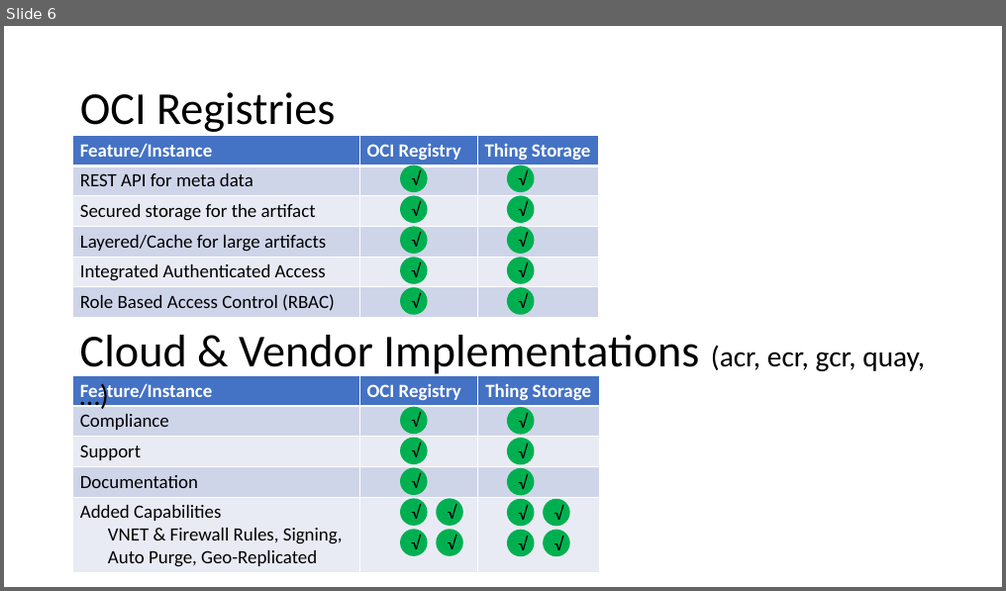
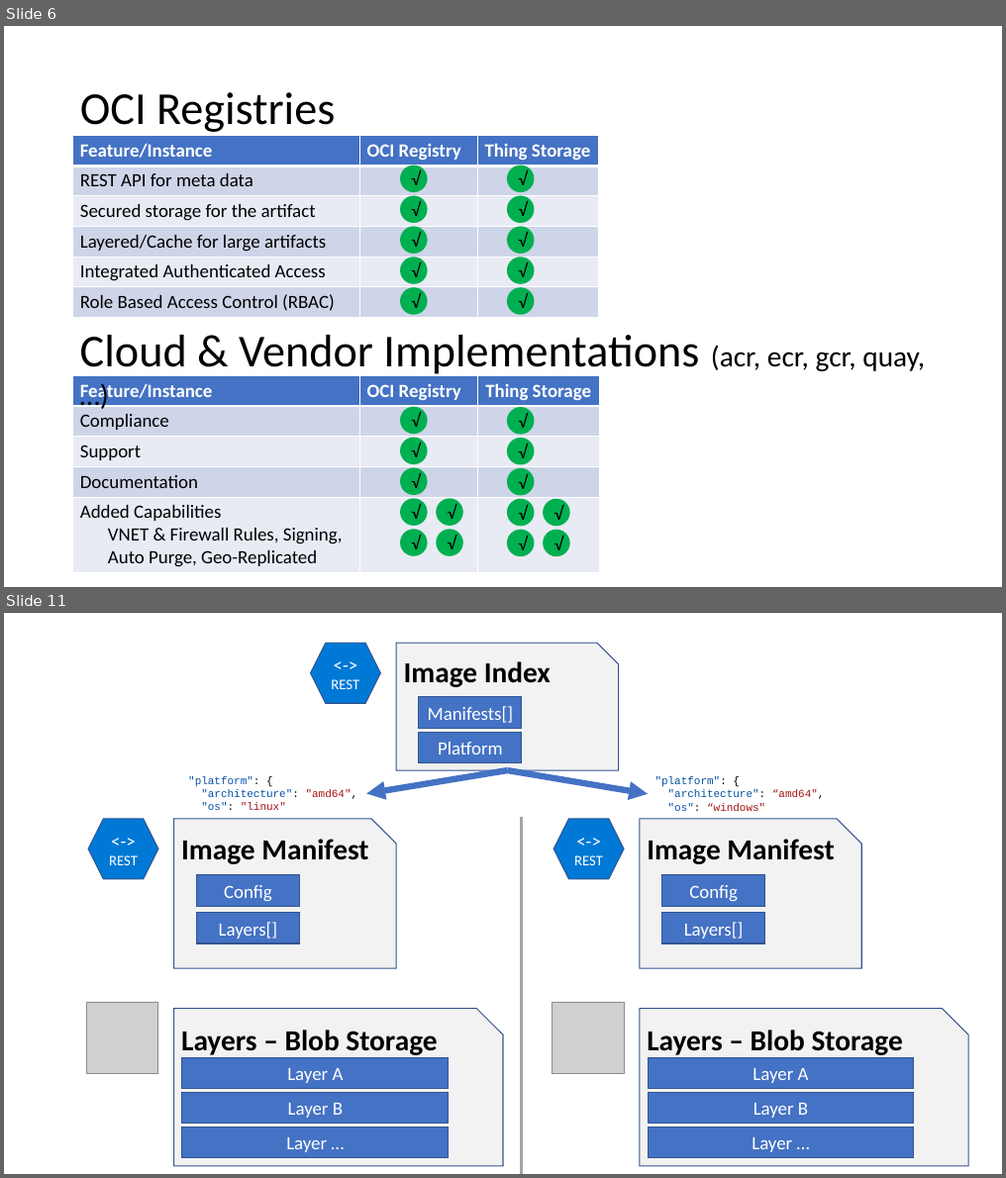
Before and after one commit to SteveLasker/Presentations, a slide deck: ACR/OCIArtifactRegistries.pptm. Shown one above the other, each under a label of ours: slide 6 before the commit, slides 6 and 11 after it; the slides between them are not shown. The pictures are 1006x591 and 1006x1178 pixels, drawn with LibreOffice and Linux fonts; fonts in the diff are those of the drawing; grey boxes stand for pictures. Boxes give left, top, right and bottom in pixels: in the first picture for what was removed or moved away, otherwise in the second. Text is boxed around its words. In the diff, an @@ line names an element or a change of style, - is before the commit and + after.

```diff
--- a/ACR/OCIArtifactRegistries.pptm
+++ b/ACR/OCIArtifactRegistries.pptm
@@ slide 11 added at [4, 613, 1002, 1174], background #FFFFFF @@
@@ group added at [310, 643, 619, 770]: 2 rectangles, 1 snip rect, 1 hexagon @@
+Image Index
+<->
+REST
+Manifests[]
+Platform
@@ text added at [188, 776, 358, 810], 10.5 pt, text #0451A5 @@
+"platform": {
+"architecture": "amd64",
+"os": "linux"
@@ arrow added from (507, 770) to (366, 793), #4472C4 6 pt @@
@@ arrow added from (507, 770) to (648, 794), #4472C4 6 pt @@
@@ text added at [655, 777, 825, 811], 10.5 pt, text #0451A5 @@
+"platform": {
+"architecture": “amd64",
+"os": “windows"
@@ hexagon added at [88, 819, 158, 879], fill #0079D6, outline #325491 1 pt, 14 pt, text #FFFFFF @@
+<->
+REST
@@ snip rect added at [174, 819, 396, 968], fill #F2F2F2, outline #325491 1 pt, 28 pt, text #000000, bold @@
+Image Manifest
@@ line added from (522, 817) to (522, 1174), #A5A5A5 3 pt @@
@@ rectangle added at [196, 875, 300, 906], fill #4472C4, outline #325491 1 pt, 18 pt, text #FFFFFF @@
+Config
@@ rectangle added at [196, 913, 300, 944], fill #4472C4, outline #325491 1 pt, 18 pt, text #FFFFFF @@
+Layers[]
@@ group added at [553, 819, 862, 968]: 2 rectangles, 1 snip rect, 1 hexagon @@
+Image Manifest
+<->
+REST
+Config
+Layers[]
@@ picture added at [86, 1002, 158, 1074] @@
@@ snip rect added at [174, 1009, 503, 1166], fill #F2F2F2, outline #325491 1 pt, 28 pt, text #000000, bold @@
+Layers – Blob Storage
@@ rectangle added at [182, 1059, 449, 1089], fill #4472C4, outline #325491 1 pt, 18 pt, text #FFFFFF @@
+Layer A
@@ rectangle added at [182, 1093, 449, 1124], fill #4472C4, outline #325491 1 pt, 18 pt, text #FFFFFF @@
+Layer B
@@ rectangle added at [182, 1128, 449, 1158], fill #4472C4, outline #325491 1 pt, 18 pt, text #FFFFFF @@
+Layer …
@@ group added at [552, 1002, 969, 1166]: 3 rectangles, 1 picture, 1 snip rect @@
+Layers – Blob Storage
+Layer A
+Layer B
+Layer …
```
Also in this commit, not shown: 2 slides changed, 10 other slides added.
